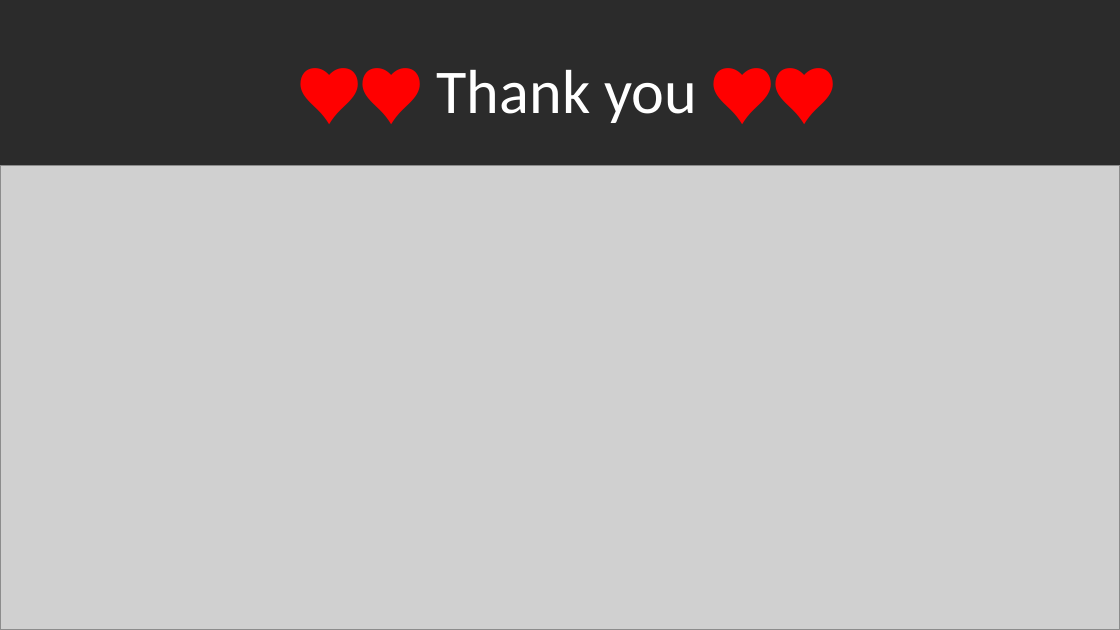
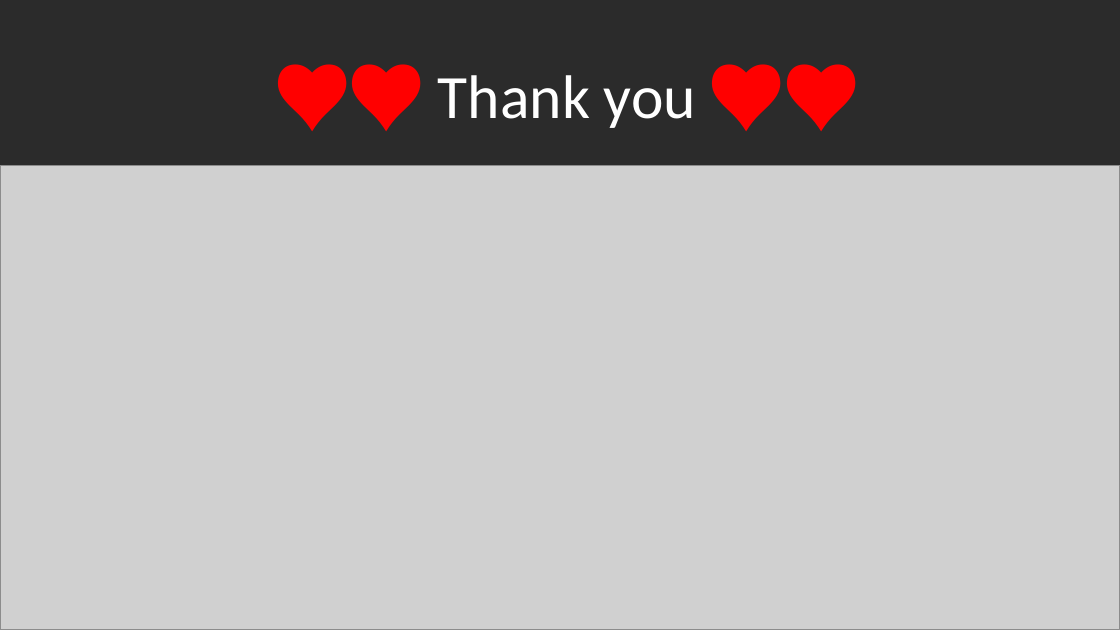
Before and after one commit to sherifRoshdy/Machine-learning-project, a slide deck: slide 33 of ML.pptx. Drawn at 1120x630 pixels with LibreOffice and Linux fonts; fonts in the diff are those of the drawing; grey boxes stand for pictures; background and template pictures are left out; a plain dark background stands for a picture behind light text. Boxes give left, top, right and bottom in pixels: in the first picture for what was removed or moved away, otherwise in the second. Text is boxed around its words. In the diff, an @@ line names an element or a change of style, - is before the commit and + after.

```diff
--- a/ML.pptx
+++ b/ML.pptx
@@ title "♥♥ Thank you ♥♥" at bbox=[438, 75, 696, 128]: size 40 to 47.7 pt in "♥♥ ♥♥"; size 40 to 39.6 pt in "Thank you" @@
```
Also in this commit, not shown: 1 other file.
